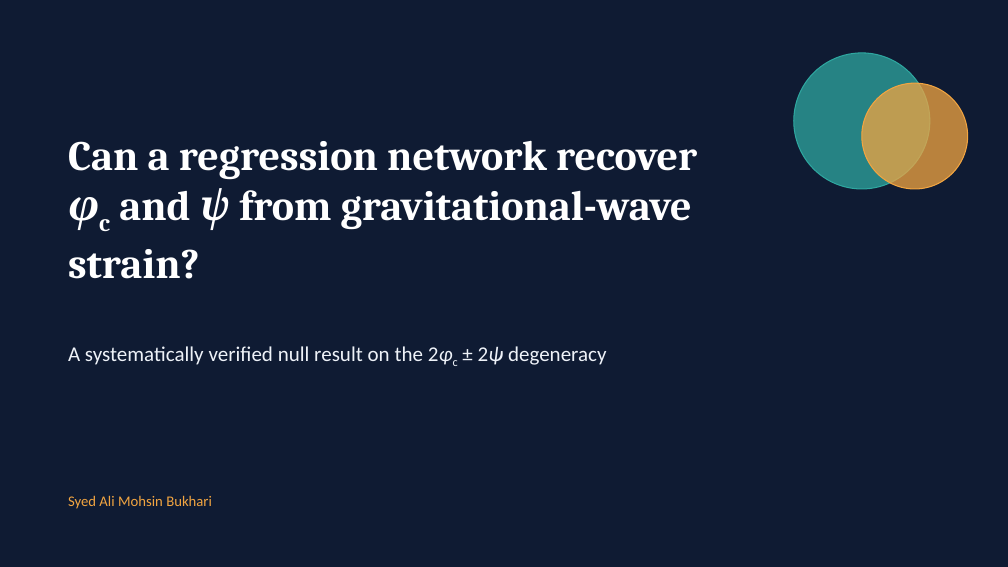
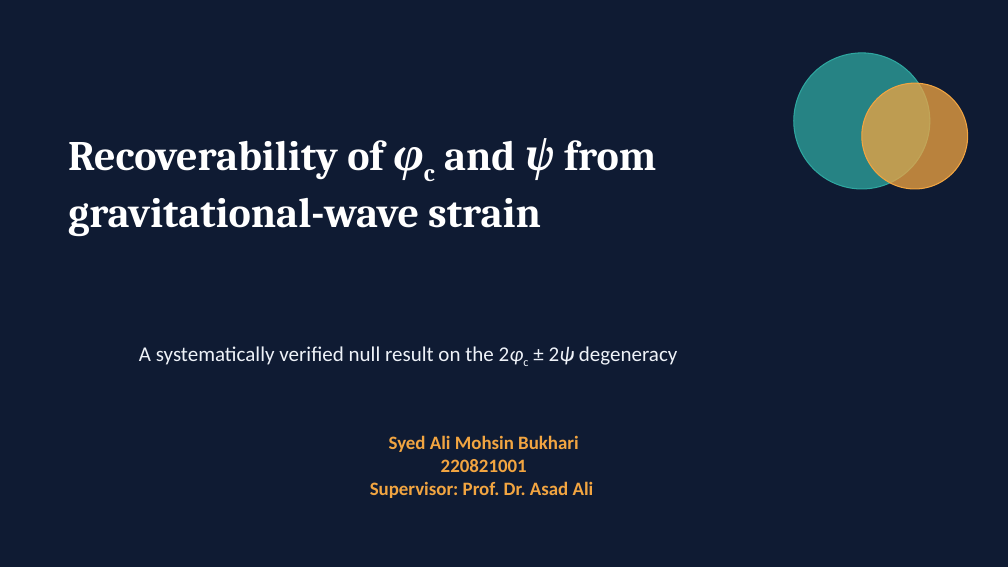
Before and after one commit to syedalimohsinbukhari/ml_practice_v2, a slide deck: slide 1 of experiments/phic_psi_poc-redo/phic_psi_presentation.pptx. Drawn at 1008x567 pixels with LibreOffice and Linux fonts; fonts in the diff are those of the drawing. Boxes give left, top, right and bottom in pixels: in the first picture for what was removed or moved away, otherwise in the second. Text is boxed around its words. In the diff, an @@ line names an element or a change of style, - is before the commit and + after.

Commit message:
[phic-psi-degeneracy-redo-minor-31]
1. updated the slides again

```diff
--- a/experiments/phic_psi_poc-redo/phic_psi_presentation.pptx
+++ b/experiments/phic_psi_poc-redo/phic_psi_presentation.pptx
@@ title at (x1=68, y1=138, x2=656, y2=237): text changed @@
-Can a regression network recover φc and ψ from gravitational-wave strain?
+Recoverability of φc and ψ from gravitational-wave strain
@@ text "A systematically verified null result ..." at (x1=139, y1=346, x2=678, y2=365): alignment left to centre @@
@@ text "Syed Ali Mohsin Bukhari" moved from (x1=68, y1=495, x2=212, y2=509) to (x1=370, y1=435, x2=594, y2=498) @@
@@ text at (x1=389, y1=435, x2=579, y2=452): size 14 to 18 pt, bold on in "Syed Ali Mohsin Bukhari"; alignment left to centre @@
@@ text at (x1=370, y1=459, x2=594, y2=498): paragraphs added @@
+220821001
+Supervisor: Prof. Dr. Asad Ali
```
Also in this commit, not shown: 11 other slides changed, 1 slide added, 3 other files.
